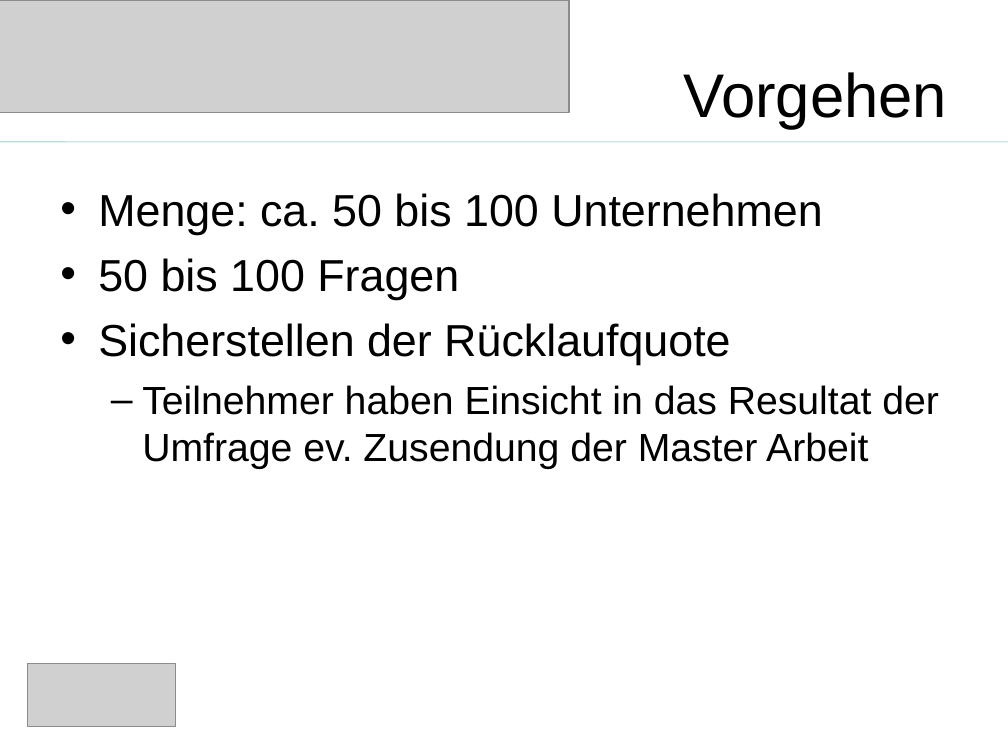
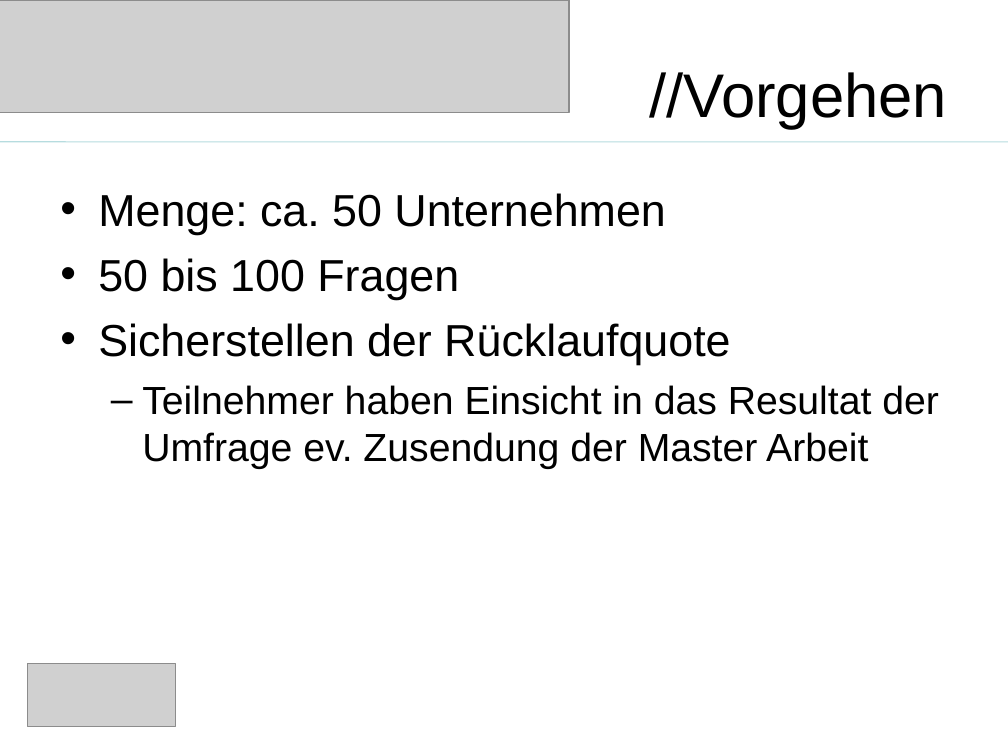
Before and after one commit to saw303/masterstudy, a slide deck: slide 14 of disposition/Präsentation.ppt (slide 11 before the commit). Drawn at 1008x756 pixels with LibreOffice and Linux fonts; fonts in the diff are those of the drawing; grey boxes stand for pictures. Boxes give left, top, right and bottom in pixels: in the first picture for what was removed or moved away, otherwise in the second. Text is boxed around its words. In the diff, an @@ line names an element or a change of style, - is before the commit and + after.

```diff
--- a/disposition/Präsentation.ppt
+++ b/disposition/Präsentation.ppt
@@ title at (649,72,947,129): text changed @@
-Vorgehen
+//Vorgehen
@@ text at (98,193,665,235): text changed @@
-• Menge: ca. 50 bis 100 Unternehmen
+• Menge: ca. 50 Unternehmen
```
Also in this commit, not shown: 9 other slides changed, 8 slides added, 5 slides removed, 1 other file.
